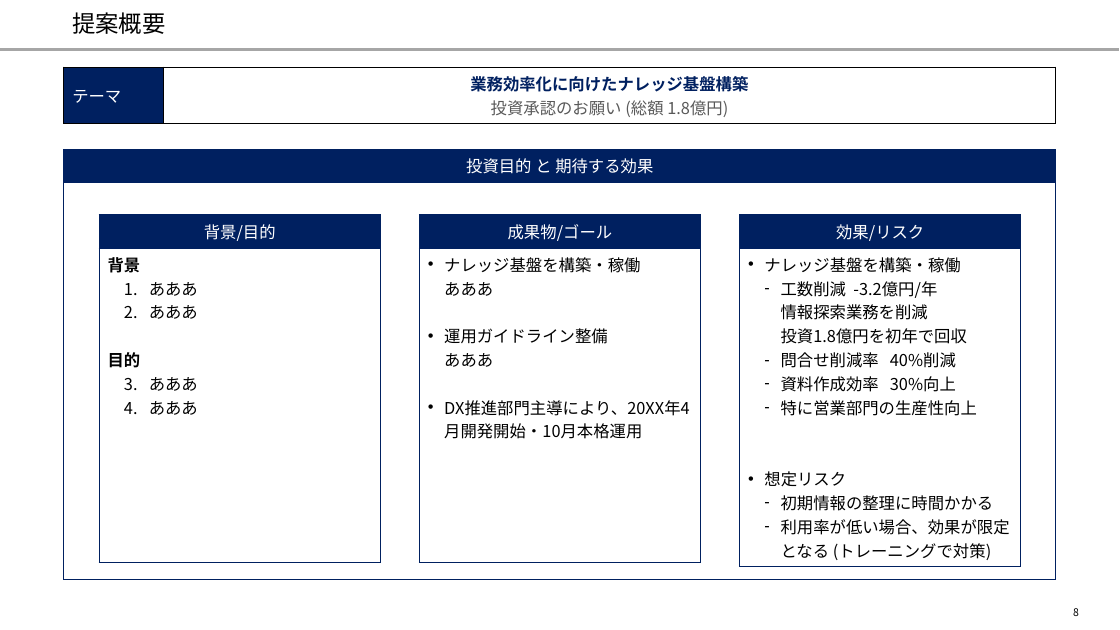
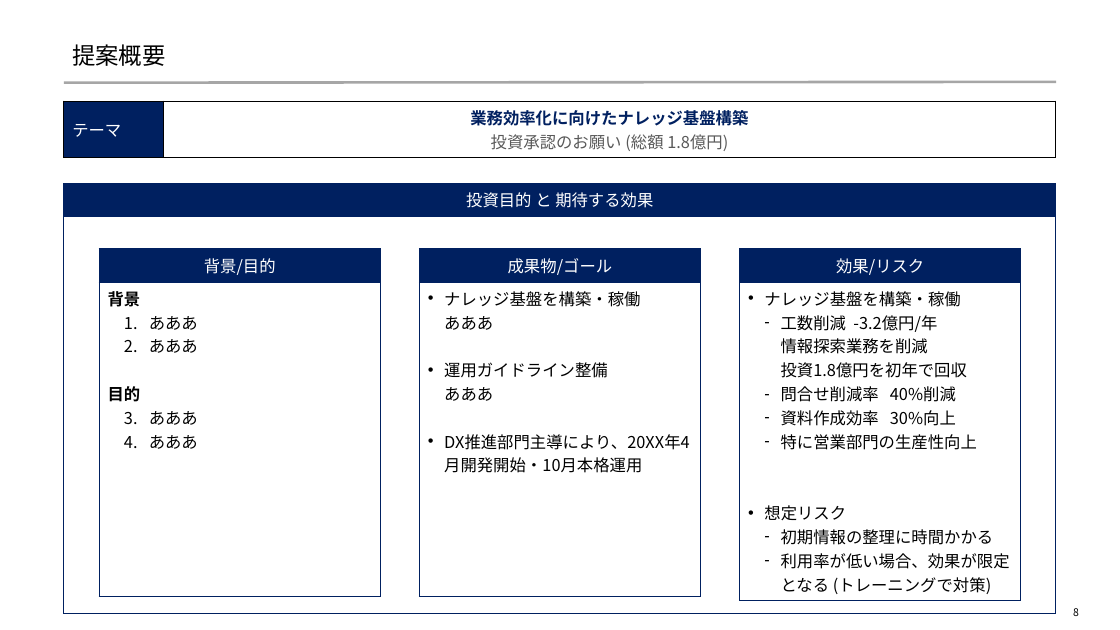
Before and after one commit to yuzucha16/dotfiles, a slide deck: slide 8 of office/slide_layout.pptx. Drawn at 1120x630 pixels with LibreOffice and Linux fonts; fonts in the diff are those of the drawing. Boxes give left, top, right and bottom in pixels: in the first picture for what was removed or moved away, otherwise in the second. Text is boxed around its words. In the diff, an @@ line names an element or a change of style, - is before the commit and + after.

```diff
--- a/office/slide_layout.pptx
+++ b/office/slide_layout.pptx
@@ title "提案概要": place and size @@
-title "提案概要" at bbox=[72, 12, 165, 34]
+title "提案概要" at bbox=[72, 44, 165, 66]
@@ line moved from (0, 50) - (1120, 50) to (64, 82) - (1056, 82) @@
@@ 5 tables: place and size @@
-5 tables at bbox=[64, 67, 1056, 580]
+5 tables at bbox=[64, 101, 1056, 614]
```
Also in this commit, not shown: 32 other slides changed.
